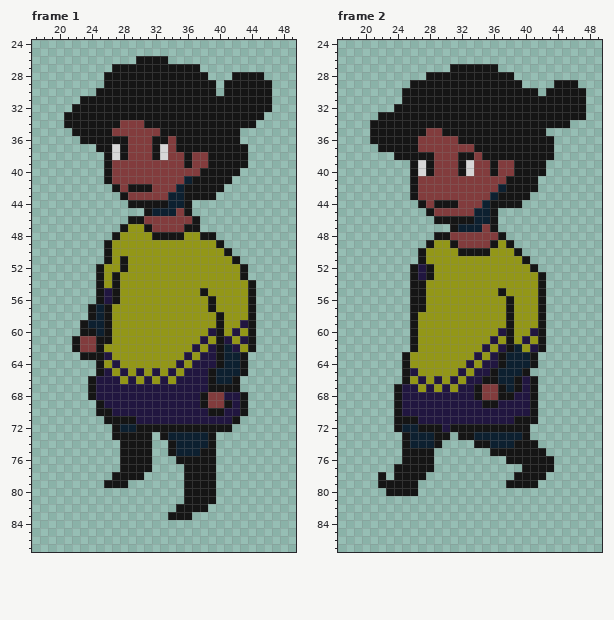
Two states of a pixel-art file, assets/chara_v2.ase. This is how it looked before the edit.
64x96 pixels, 3 frames. Shown: frame 1: x 17..49, y 24..87; frame 2: x 17..49, y 24..87. The commit also changed other frames, which this record leaves out.
The result:
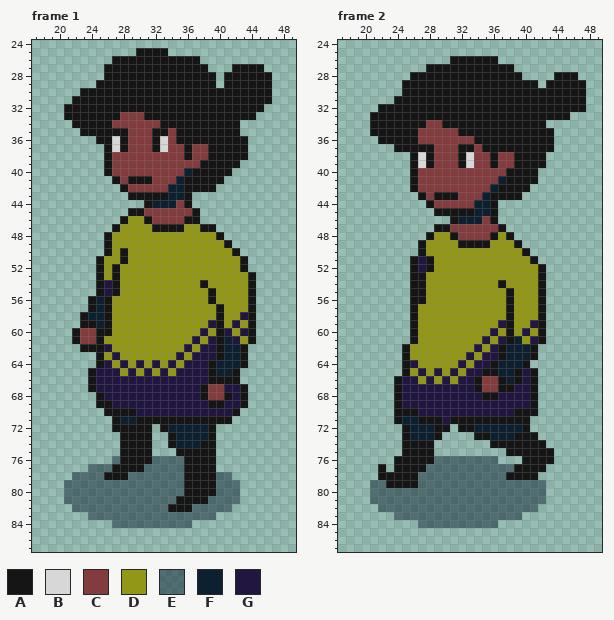
Palette (. is transparent): A #151515  B #d7d7d7  C #823c3d  D #939717  E #0d203080  F #0d2030  G #211640
Difference:
layer "shade" opacity 50% added
Frame 1, layers "colors", "lines", "shade":
y 25: x 30..33 .... -> AAAA
y 26: x 27..29 ... -> AAA; x 34..37 .... -> AAAA
y 27: x 26 . -> A; x 38 . -> A; x 42..45 .... -> AAAA
y 28: x 39 . -> A; x 41 . -> A; x 46 . -> A
y 29: x 25 . -> A
y 30: x 23..24 .. -> AA; x 40 . -> A
y 31: x 22 . -> A
y 32: x 21 . -> A; x 46 A -> .
y 33: x 28..30 AAA -> CCC; x 45 A -> .
y 34: x 21 A -> .; x 27 A -> C; x 31..32 AA -> CC; x 43..44 AA -> ..
y 35: x 22 A -> .; x 27..28 CC -> AA; x 32 C -> A; x 34 A -> C
y 36: x 23..24 AA -> ..; x 27 A -> B; x 33 A -> B; x 43 . -> A
y 37: x 25 A -> .; x 35 A -> C; x 37..38 AA -> CC
y 38: x 27..28 BA -> CC; x 32..33 AB -> CC
y 39: x 36 A -> C; x 38 C -> A; x 43 A -> .
y 40: x 36..37 CC -> FA; x 42 A -> .
y 41: x 26..27 AC -> .A; x 29..31 CCC -> AAA; x 35..36 CF -> FA; x 41 A -> .
y 42: x 27..31 ACAAA -> .ACCC; x 34 C -> F; x 40 A -> .
y 43: x 28..33 ACCCCC -> .AAAAA; x 37..39 AAA -> ...
y 44: x 29..30 AA -> ..; x 32..33 AA -> FF; x 35 F -> C
y 45: x 29..34 ..AFFF -> AACCCC; x 36..37 A. -> CA
y 46: x 28..31 .AAC -> ADDA; x 36 C -> A
y 47: x 27..28 .A -> AD; x 31..39 ACCCCAA.. -> DAAAADDAA
y 48: x 26..27 .A -> AD; x 32..35 AAAA -> DDDD; x 38..40 AA. -> DDA
y 49: x 40..41 A. -> DA
y 50: x 28 D -> A; x 41..42 A. -> DA
y 51: x 25..26 .A -> AD; x 42..43 A. -> DA
y 52: x 27..28 DA -> AD
y 53: x 43..44 A. -> DA
y 54: x 26 D -> G; x 38 D -> A
y 55: x 38..39 AD -> DA
y 56: x 24..27 .AGA -> AFAD
y 57: x 39..40 AD -> DA
y 58: x 23..24 .A -> AF; x 43 D -> G
y 59: x 24 F -> A; x 39 D -> G; x 42..43 DG -> GD
y 60: x 22..25 .AAF -> ACCA; x 38..39 DG -> GD; x 41..43 DGD -> GDG
y 61: x 26 A -> D; x 37..39 DGD -> GDG; x 41..43 GDG -> FGD
y 62: x 22..24 ACC -> .AA; x 26 D -> G; x 36..38 DGD -> GDG; x 42..44 GDA -> FA.
y 63: x 23..24 AA -> ..; x 26..27 GD -> DG; x 35..37 DGD -> GDG
y 64: x 26..28 DGD -> GDG; x 30 D -> G; x 32 D -> G; x 34..36 DGD -> GDG; x 39..40 GA -> AF
y 65: x 24..25 .A -> AG; x 27..35 DGDGDGDGD -> GDGDGDGDG; x 42..43 FA -> A.
y 66: x 28 D -> G; x 30 D -> G; x 32 D -> G; x 34 D -> G; x 40..41 FF -> AA
y 67: x 38..43 GAAAA. -> ACCGGA
y 68: x 24..25 AG -> .A; x 41 G -> A
y 69: x 26 G -> A; x 38..41 ACCA -> GAAG
y 70: x 25 A -> .; x 27..29 GGG -> AAA; x 39..40 AA -> GG; x 42..43 GA -> A.
y 71: x 26 A -> .; x 28..42 AAGGGGGGGGGGGGA -> FFAAAAAAAAAAAA.
y 72: x 28..29 FF -> AA; x 32 A -> .; x 34..38 AAAAA -> FFFFF; x 40..41 AA -> ..
y 73: x 27 A -> .; x 33..34 AF -> .A
y 74: x 38 F -> A
y 75: x 34..37 AFFF -> .AAA
y 76: x 27 . -> E; x 32..35 ...A -> EEEE
y 77: x 24..27 .... -> EEEA; x 31..35 A.... -> EEEEE
y 78: x 22..26 ..... -> EEEEA; x 29..35 AA..... -> EEEEEEE; x 40..41 .. -> EE
y 79: x 21..35 .....AAA....... -> EEEEEEEEEEEEEEE; x 40..42 ... -> EEE
y 80: x 21..35 ............... -> EEEEEEEEEEEEEEE; x 40..42 ... -> EEE
y 81: x 21..35 ............... -> EEEEEEEEEEEEEEA; x 39..42 A... -> EEEE
y 82: x 22..34 ............. -> EEEEEEEEEEEEA; x 37..41 AA... -> EEEEE
y 83: x 24..39 ..........AAA... -> EEEEEEEEEEEEEEEE
y 84: x 27..36 .......... -> EEEEEEEEEE
Frame 2, layers "colors", "lines", "shade":
y 26: x 31..36 ...... -> AAAAAA
y 27: x 28..30 ... -> AAA; x 37..38 .. -> AA
y 28: x 26..27 .. -> AA; x 39 . -> A; x 44..46 ... -> AAA
y 29: x 25 . -> A; x 40..41 .. -> AA; x 43 . -> A; x 47 . -> A
y 30: x 42 . -> A
y 31: x 24 . -> A
y 32: x 22..23 .. -> AA
y 33: x 21 . -> A; x 46..47 AA -> ..
y 34: x 28..29 AA -> CC; x 43..45 AAA -> ...
y 35: x 27 A -> C; x 30..31 AA -> CC; x 43 . -> A
y 36: x 21 A -> .; x 32..33 AA -> CC
y 37: x 22..23 AA -> ..; x 27..28 CC -> AA; x 32..34 CCA -> AAC
y 38: x 24..25 AA -> ..; x 27 A -> B; x 33 A -> B; x 35 A -> C; x 37..38 AA -> CC; x 43 A -> .
y 40: x 27..28 BA -> CC; x 32..33 AB -> CC; x 36 A -> C; x 38 C -> A; x 42 A -> .
y 41: x 37 C -> F
y 42: x 36..37 CF -> FA; x 41 A -> .
y 43: x 26..27 AC -> .A; x 29..31 CCC -> AAA; x 35..36 CF -> FA; x 40 A -> .
y 44: x 27..31 ACAAA -> .ACCC; x 34 C -> F; x 37..39 AAA -> ...
y 45: x 28..33 ACCCCC -> .AAAAA
y 46: x 29..30 AA -> ..; x 32..33 AA -> FF; x 35 F -> C
y 47: x 29..34 ..AFFF -> AACCCC; x 36..37 A. -> CA
y 48: x 28..31 .AAC -> ADDA; x 36..38 CA. -> ADA
y 49: x 27..28 .A -> AD; x 31..36 ACCCCA -> DAAAAD; x 38..39 A. -> DA
y 50: x 32..35 AAAA -> DDDD; x 39..40 A. -> DA
y 51: x 26..28 .AD -> AGA; x 40..41 A. -> DA
y 52: x 41..42 A. -> DA
y 53: x 27..28 GA -> AD
y 54: x 37 D -> A
y 55: x 37..38 AD -> DA
y 57: x 27 A -> D
y 59: x 37 D -> G; x 41 D -> G
y 60: x 36..37 DG -> GD; x 40..41 DG -> GD
y 61: x 35..37 DGD -> GDG; x 39..41 DGD -> FDG
y 62: x 25..26 .A -> AD; x 34..38 DGDGA -> GDGAF; x 40..42 DGA -> FA.
y 63: x 33..35 DGD -> GDG
y 64: x 26 D -> G; x 32..34 DGD -> GDG; x 36..37 GA -> AF; x 40..41 FA -> A.
y 65: x 26..27 GD -> DG; x 29 D -> G; x 31..33 DGD -> GDG; x 35 G -> A; x 39..41 FA. -> AGA
y 66: x 24..32 .ADGDGDGD -> AGGDGDGDG; x 34..37 GAAF -> ACCA
y 67: x 27 D -> G; x 29 D -> G; x 31 D -> G; x 38..39 FA -> AG
y 68: x 34..38 ACCAA -> GAAGG
y 69: x 35..36 AA -> GG
y 70: x 25..26 GG -> AA; x 39..40 GG -> AA
y 71: x 25..29 AAGGG -> FFAAA; x 31..38 GGGGGGGG -> AAAAAAAA; x 41 A -> .
y 72: x 24..25 AF -> .A; x 27..28 AA -> FF; x 30..31 GA -> A.; x 34..39 AAAAAA -> FFFFFF
y 73: x 30 A -> .; x 32..35 AAFF -> ..AA; x 39 F -> A; x 41 . -> A
y 74: x 26..29 FFFA -> AAA.; x 34..38 AAFFF -> ..AAA; x 42 . -> A
y 75: x 36..37 AA -> ..; x 43 . -> A
y 76: x 24 . -> A; x 29..36 ........ -> EEEEEEEE; x 38..39 AA -> ..
y 77: x 22 . -> A; x 28..39 A........... -> EEEEEEEEEEEA; x 43 A -> .
y 78: x 23 . -> A; x 27..38 A........... -> EEEEEEEEEEEA; x 42 A -> .
y 79: x 21..22 .A -> EE; x 27..42 ...........AAAA. -> EEEEEEEEEEEEEEEE
y 80: x 21..42 ..AAAA................ -> EEEEEEEEEEEEEEEEEEEEEE
y 81: x 21..42 ...................... -> EEEEEEEEEEEEEEEEEEEEEE
y 82: x 22..41 .................... -> EEEEEEEEEEEEEEEEEEEE
y 83: x 24..39 ................ -> EEEEEEEEEEEEEEEE
y 84: x 27..36 .......... -> EEEEEEEEEE
